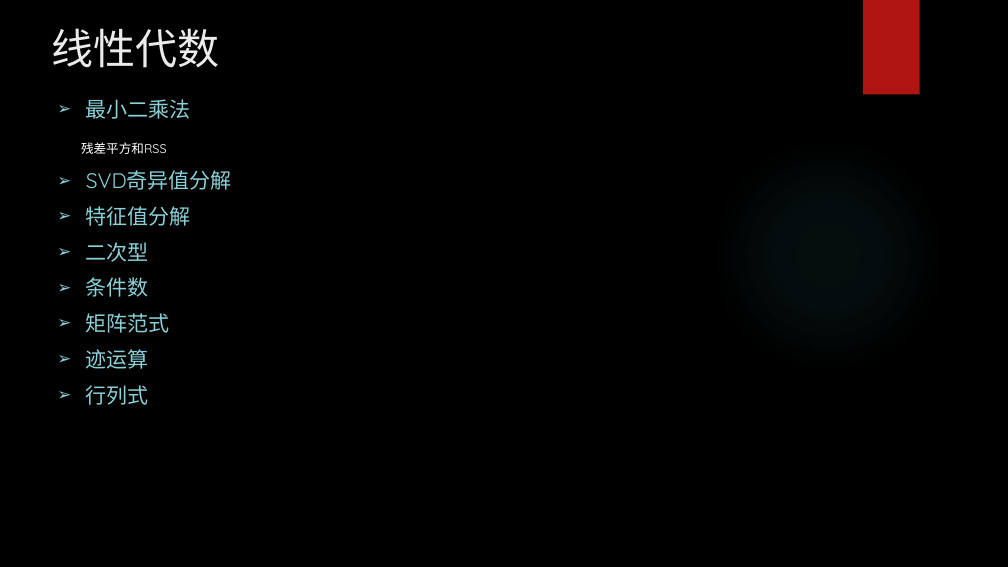
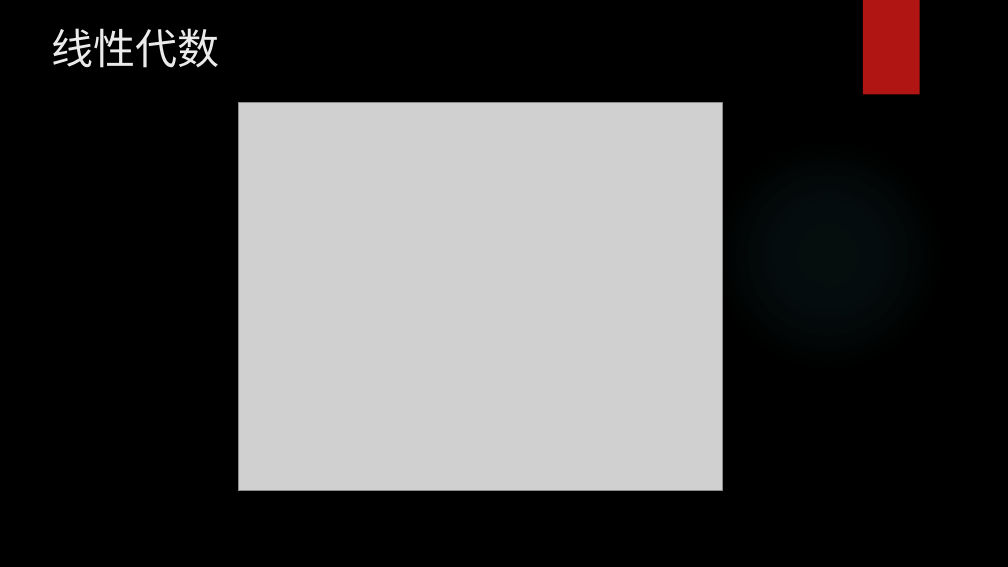
Before and after one commit to yejinlei/about-ml, a slide deck: slide 15 of AI的数学基础.pptx (slide 21 before the commit). Drawn at 1008x567 pixels with LibreOffice and Linux fonts; fonts in the diff are those of the drawing; grey boxes stand for pictures; background and template pictures are left out. Boxes give left, top, right and bottom in pixels: in the first picture for what was removed or moved away, otherwise in the second. Text is boxed around its words. In the diff, an @@ line names an element or a change of style, - is before the commit and + after.

```diff
--- a/AI的数学基础.pptx
+++ b/AI的数学基础.pptx
@@ text removed at (81, 99, 232, 405) @@
-➢ 最小二乘法
-残差平方和RSS
-➢ SVD奇异值分解
-➢ 特征值分解
-➢ 二次型
-➢ 条件数
-➢ 矩阵范式
-➢ 迹运算
-➢ 行列式
@@ picture added at (238, 103, 722, 491) @@
```
Also in this commit, not shown: 4 other slides changed, 8 slides added, 20 slides removed, 1 other file.
